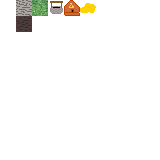
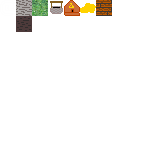
Before/after of a 160×160 layered artwork. What changed in the layer stack:
painted on "Background" over [96, 0, 112, 16]
